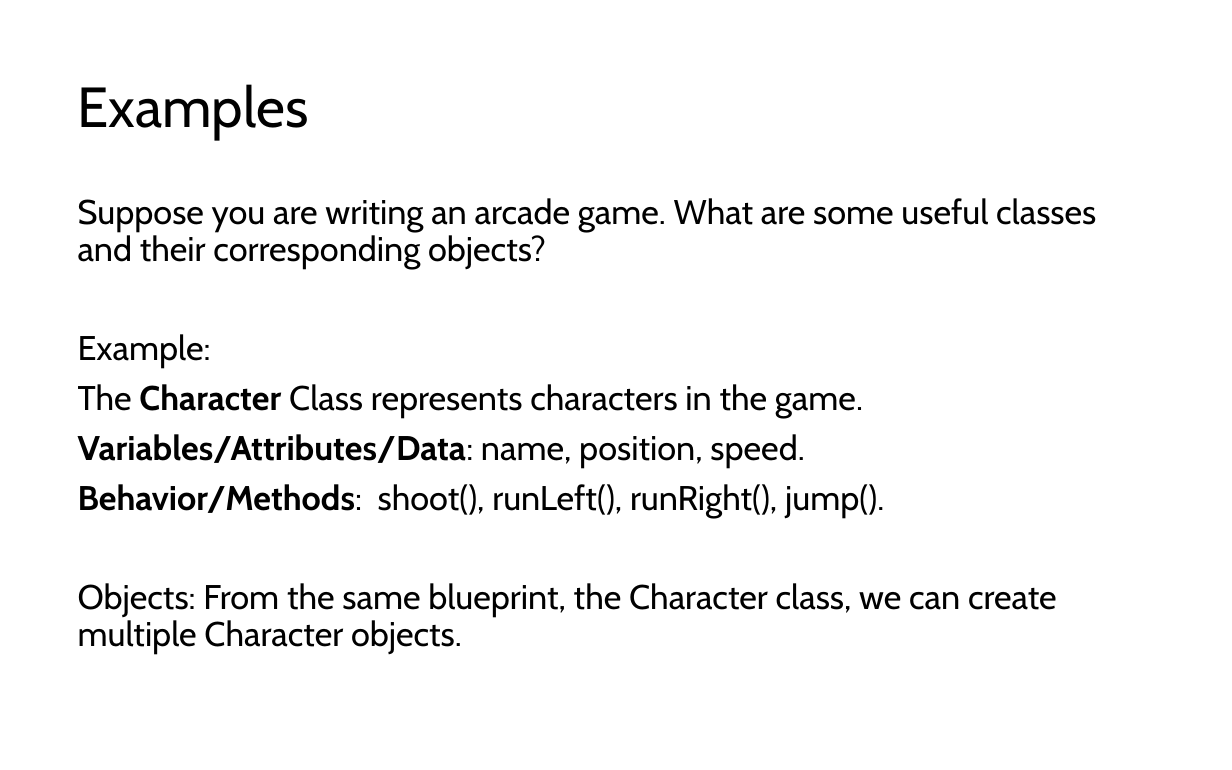
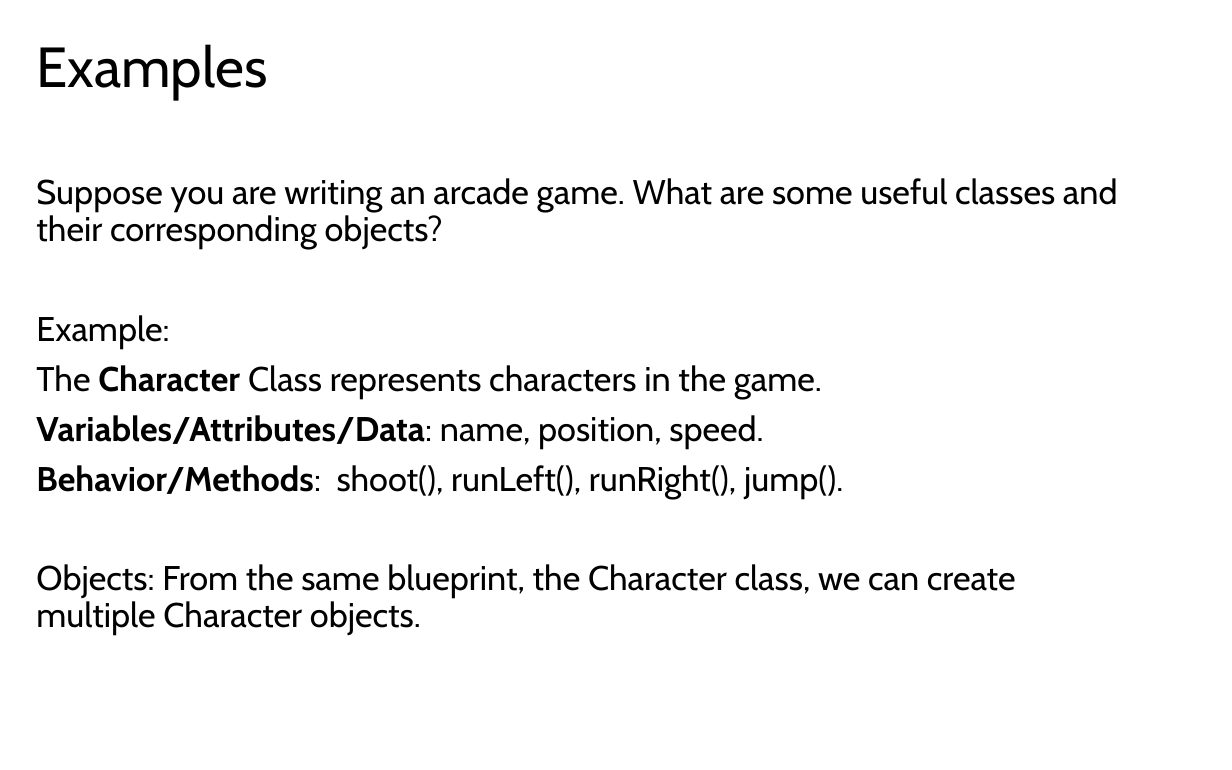
Before and after one commit to LongBaoNguyen/longbaonguyen.github.io, a slide deck: slide 9 of courses/apcsp/lect11a.pptx (slide 7 before the commit). Drawn at 1232x770 pixels with LibreOffice and Linux fonts; fonts in the diff are those of the drawing. Boxes give left, top, right and bottom in pixels: in the first picture for what was removed or moved away, otherwise in the second. Text is boxed around its words. In the diff, an @@ line names an element or a change of style, - is before the commit and + after.

```diff
--- a/courses/apcsp/lect11a.pptx
+++ b/courses/apcsp/lect11a.pptx
@@ title "Examples": place and size @@
-title "Examples" at (78, 84, 309, 140)
+title "Examples" at (36, 44, 267, 100)
@@ text "Suppose you are writing an ..." rewrapped from (78, 198, 1096, 655) to (36, 178, 1118, 636) @@
```
Also in this commit, not shown: 7 other slides changed, 2 slides added, 26 other files.
